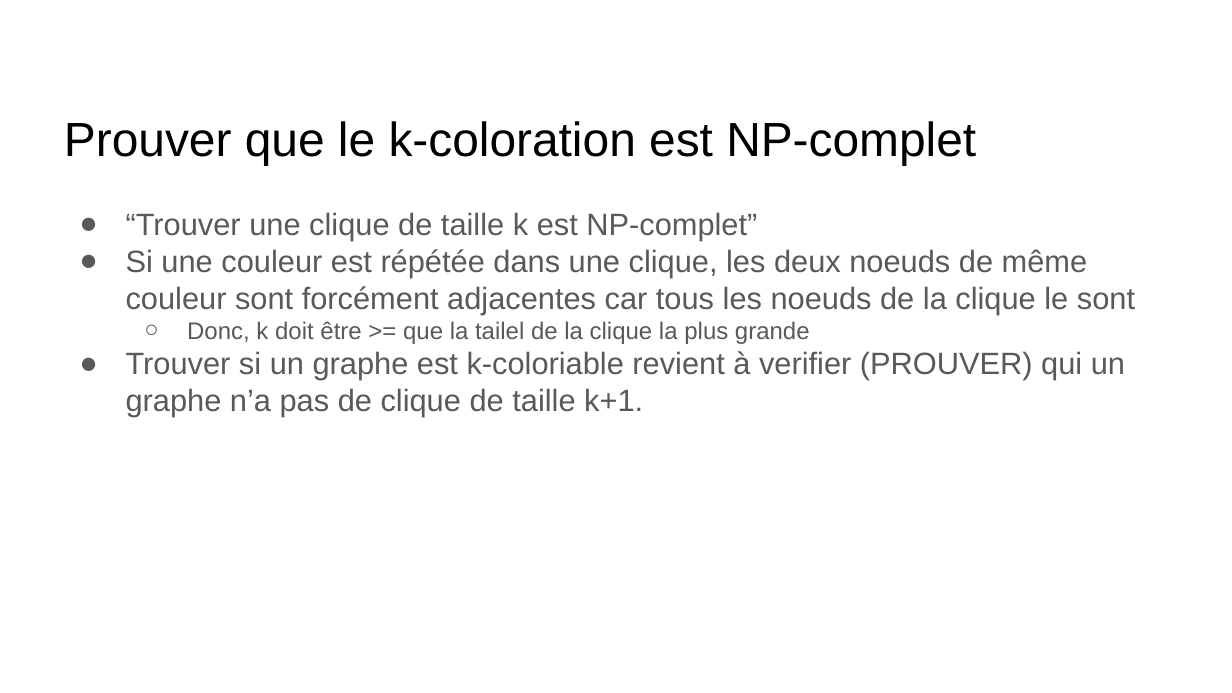
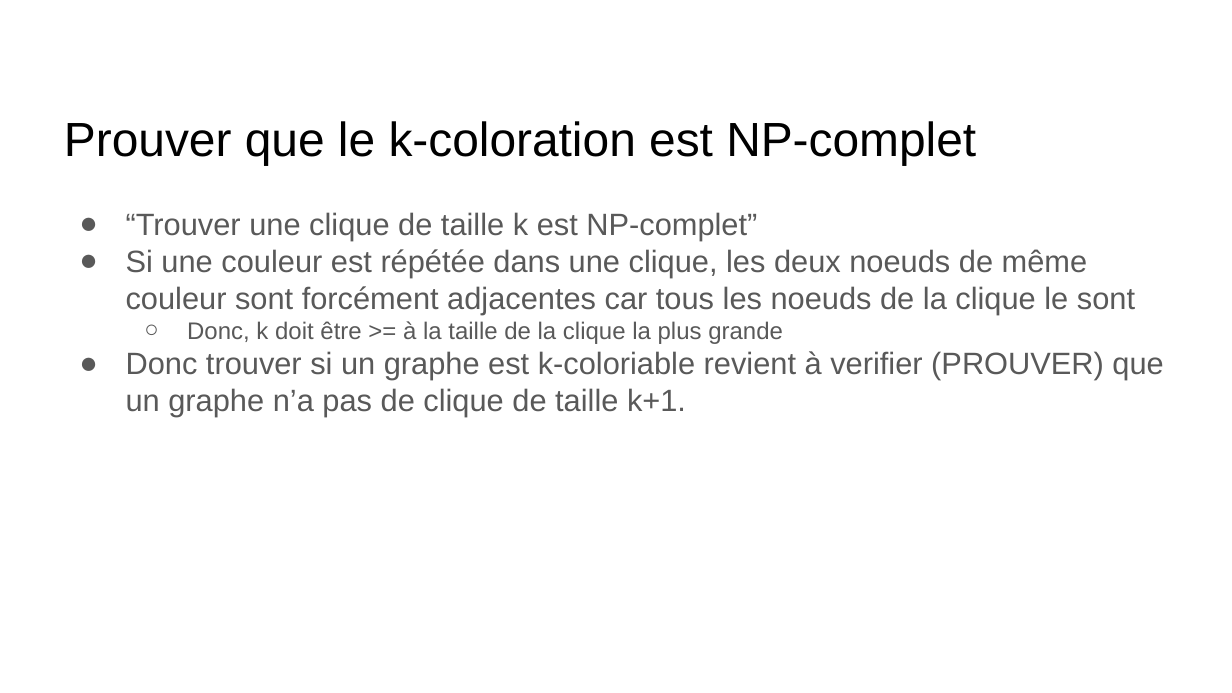
Before and after one commit to claudiosousa/hepia-projects-Math_S6_TP1, a slide deck: slide 3 of TP1 Math.odp. Drawn at 1232x693 pixels with LibreOffice and Linux fonts; fonts in the diff are those of the drawing. Boxes give left, top, right and bottom in pixels: in the first picture for what was removed or moved away, otherwise in the second. Text is boxed around its words. In the diff, an @@ line names an element or a change of style, - is before the commit and + after.

Commit message:
Correct spelling and add figures

```diff
--- a/TP1 Math.odp
+++ b/TP1 Math.odp
@@ text at bbox=[126, 321, 1163, 417]: text changed @@
-  ○ Donc, k doit être >= que la tailel de la clique la plus grande
-● Trouver si un graphe est k-coloriable revient à verifier (PROUVER) qui un graphe n’a pas de clique de taille k+1.
+  ○ Donc, k doit être >= à la taille de la clique la plus grande
+● Donc trouver si un graphe est k-coloriable revient à verifier (PROUVER) que un graphe n’a pas de clique de taille k+1.
```
Also in this commit, not shown: 1 other slide changed, 2 slides added.
